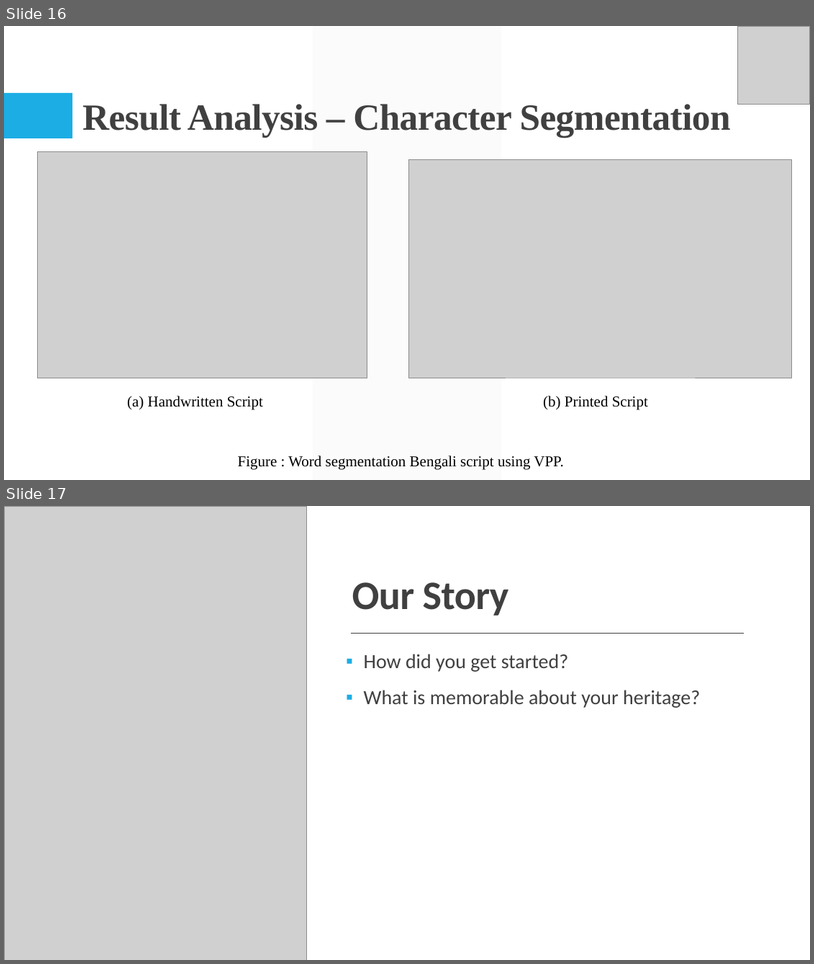
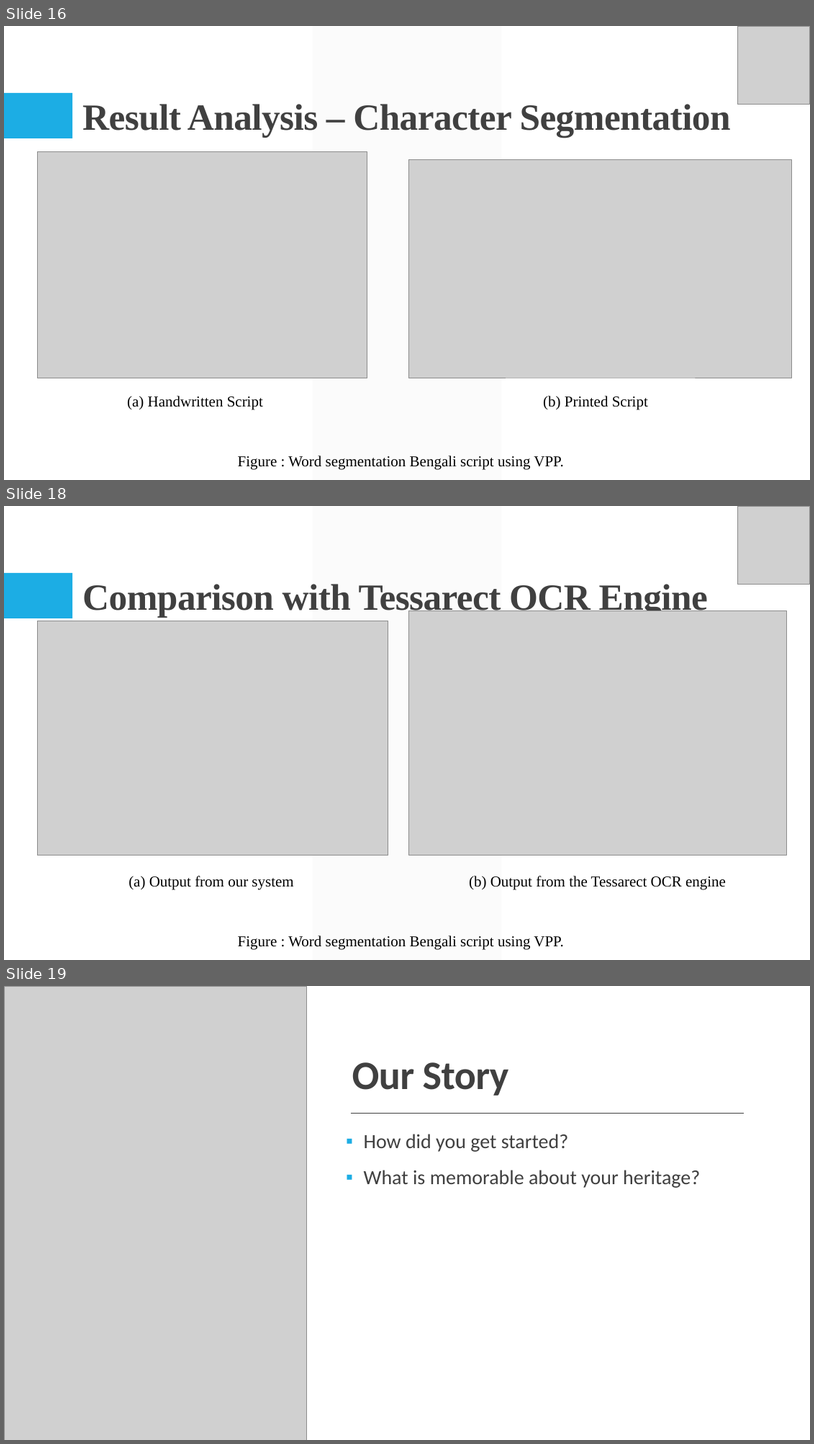
Before and after one commit to Arik096/project, a slide deck: book/puja.pptx. Shown one above the other, each under a label of ours: slides 16 and 17 before the commit, slides 16, 18 and 19 after it; the slides between them are not shown. The pictures are 814x964 and 814x1444 pixels, drawn with LibreOffice and Linux fonts; fonts in the diff are those of the drawing; grey boxes stand for pictures. Boxes give left, top, right and bottom in pixels: in the first picture for what was removed or moved away, otherwise in the second. Text is boxed around its words. In the diff, an @@ line names an element or a change of style, - is before the commit and + after.

```diff
--- a/book/puja.pptx
+++ b/book/puja.pptx
@@ slide 18 added at box(4, 506, 810, 960), background #FFFFFF; not listed: 2 template elements that a slide beside it also shows @@
@@ picture added at box(738, 506, 810, 584) @@
@@ title added at box(82, 584, 708, 618), 44 pt, text #404040, bold @@
+Comparison with Tessarect OCR Engine
@@ picture added at box(409, 610, 787, 855) @@
@@ picture added at box(37, 621, 388, 855) @@
@@ text added at box(129, 875, 293, 890), 18 pt, text #000000 @@
+(a) Output from our system
@@ text added at box(469, 875, 726, 890), 18 pt, text #000000 @@
+(b) Output from the Tessarect OCR engine
@@ text added at box(238, 935, 563, 950), 18 pt, text #000000 @@
+Figure : Word segmentation Bengali script using VPP.
@@ what was slide 17 is now slide 19 @@
```
Also in this commit, not shown: 2 slides changed, 1 other slide added.
